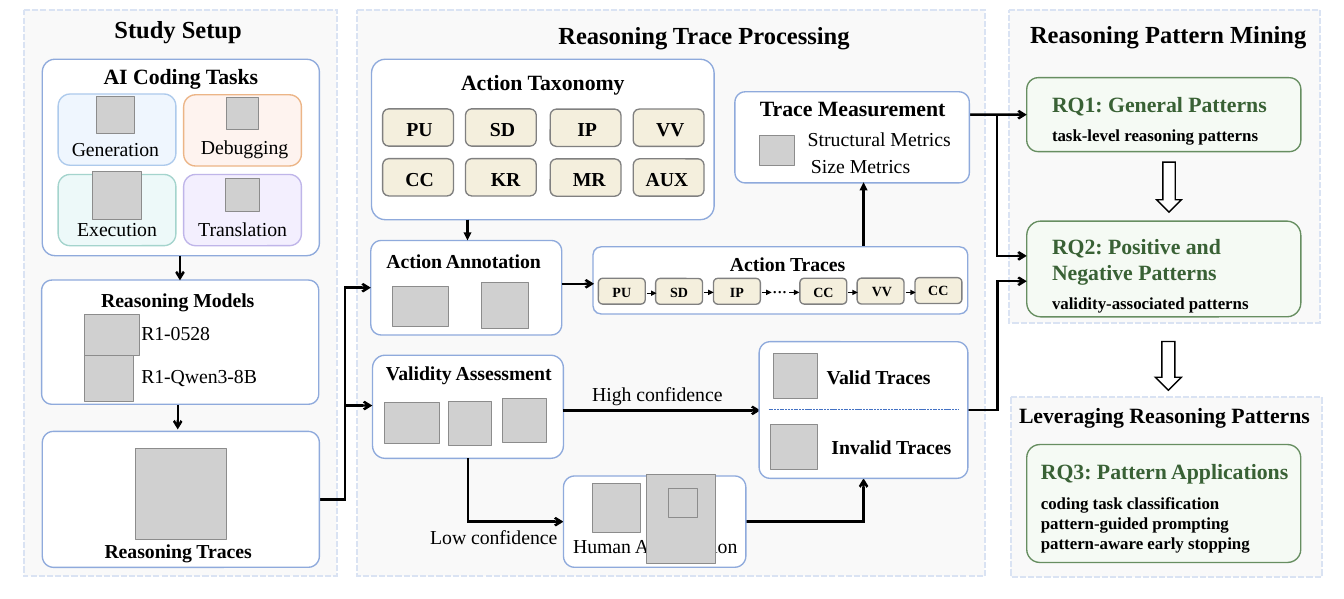
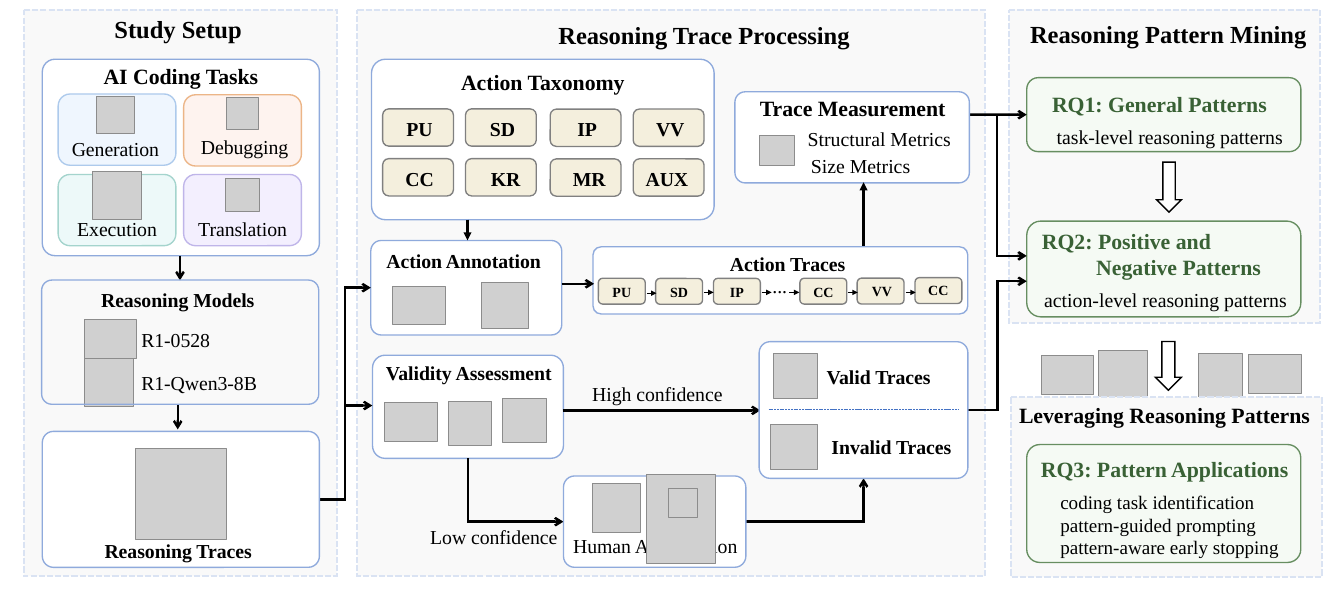
Before and after one commit to mmuzhi/FSE_2027, a slide deck: slide 1 of _ICSE_2027__COT_Analysis/figures/framework.pptx. Drawn at 1344x599 pixels with LibreOffice and Linux fonts; fonts in the diff are those of the drawing; grey boxes stand for pictures. Boxes give left, top, right and bottom in pixels: in the first picture for what was removed or moved away, otherwise in the second. Text is boxed around its words. In the diff, an @@ line names an element or a change of style, - is before the commit and + after.

```diff
--- a/_ICSE_2027__COT_Analysis/figures/framework.pptx
+++ b/_ICSE_2027__COT_Analysis/figures/framework.pptx
@@ text at <box>1057,130,1283,149</box>: size 12.3 to 14.5 pt, bold off in "task-level reasoning patterns"; alignment left to centre @@
@@ text "RQ2: Positive and": place and size @@
-text "RQ2: Positive and" at <box>1052,239,1249,313</box>
+text "RQ2: Positive and" at <box>1042,234,1287,312</box>
@@ rounded rectangle at <box>41,280,319,404</box>: fill #FFFFFF to none @@
@@ text at <box>1044,293,1287,312</box>: text changed; size 12.3 to 14.5 pt; bold off @@
-validity-associated patterns
+action-level reasoning patterns
@@ picture added at <box>1041,356,1094,394</box> @@
@@ picture added at <box>1099,350,1148,399</box> @@
@@ picture added at <box>1199,353,1243,397</box> @@
@@ picture added at <box>1249,354,1302,392</box> @@
@@ 2 pictures, 2 texts: place and size @@
-2 pictures, 2 texts at <box>84,315,257,402</box>
+2 pictures, 2 texts at <box>84,320,257,406</box>
@@ text at <box>1060,495,1255,513</box>: text changed; size 12.3 to 14 pt; bold off @@
-coding task classification
+coding task identification
@@ text at <box>1060,518,1279,558</box>: size 12.3 to 14 pt, bold off in "pattern-guided prompting", "pattern-aware early stopping"; indent changed @@
```
Also in this commit, not shown: 8 other files.
